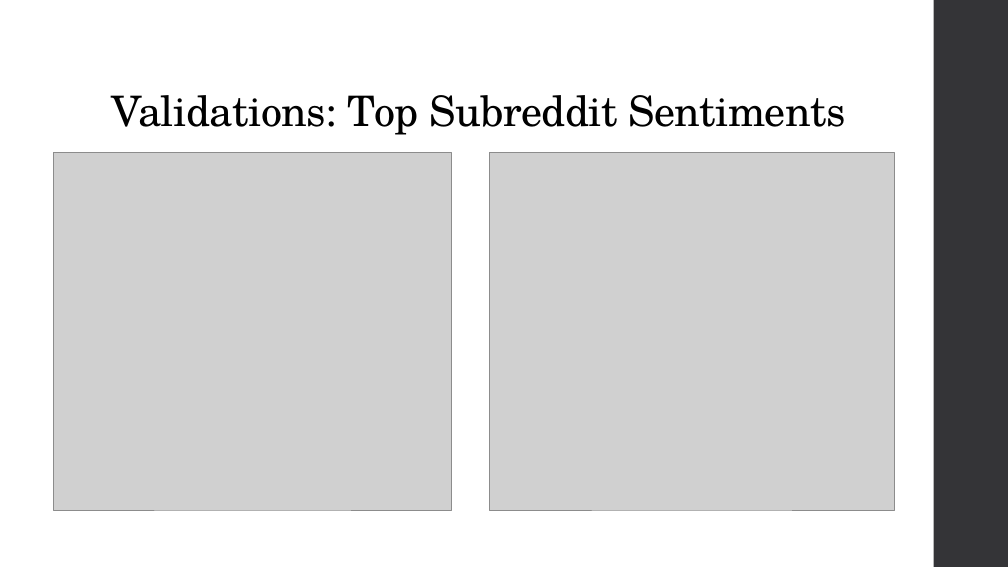
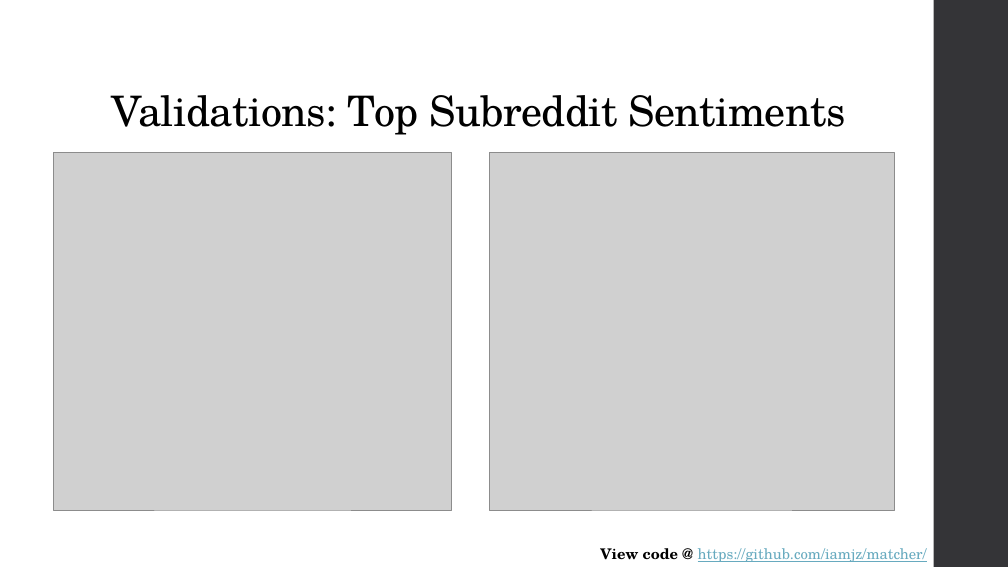
Before and after one commit to iamjz/Network-Recommendation-Engine, a slide deck: slide 13 of NetworkRecommendationEngine_Capstone_LZHAO.pptx. Drawn at 1008x567 pixels with LibreOffice and Linux fonts; fonts in the diff are those of the drawing; grey boxes stand for pictures. Boxes give left, top, right and bottom in pixels: in the first picture for what was removed or moved away, otherwise in the second. Text is boxed around its words. In the diff, an @@ line names an element or a change of style, - is before the commit and + after.

```diff
--- a/NetworkRecommendationEngine_Capstone_LZHAO.pptx
+++ b/NetworkRecommendationEngine_Capstone_LZHAO.pptx
@@ text added at (600, 548, 927, 562), 14 pt, text #67AABF, underline @@
+View code @ https://github.com/iamjz/matcher/
```
Also in this commit, not shown: 6 other slides changed, 1 slide added, 1 slide removed, 2 other files.
